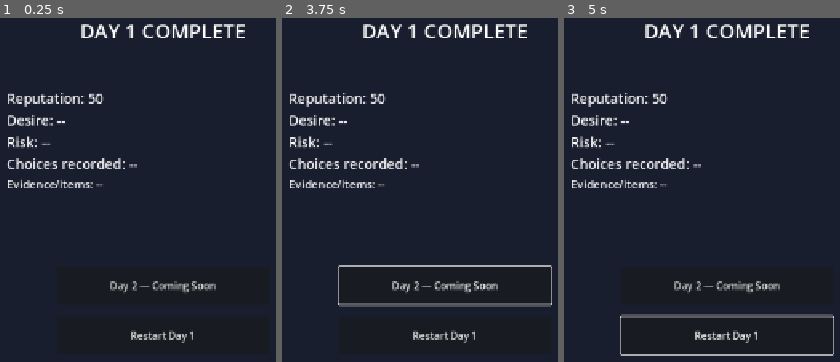
Above: before the commit, frames 1-3 (left to right).
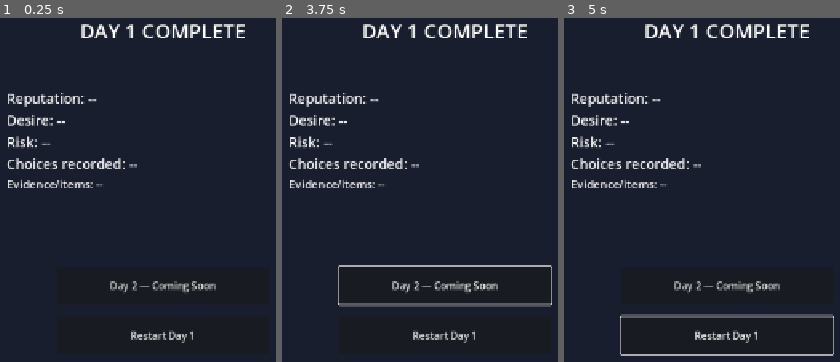
Above: after the commit, the same moments.

Repository: xabiervc/r-john
Game: Godot game, scene res://scenes/day1_summary.tscn
The game is run twice, just before and just after one commit, with the same random seed, the same clock (stepped at 60 frames per second) and the same inputs. This scene is started directly instead of the project's main scene.
Inputs (mouse positions are in pixels of both pictures, inside the frame that each line leads up to):
- Up to frame 1 (0.25 s): no input
- Up to frame 2 (3.75 s): click "Restart Day 1" at 0.5 s; click "Restart Day 1" at 1.25 s; click "Restart Day 1" at 2 s; click "Day 2 — Coming Soon" at 2.75 s; tap Enter (ui_accept) at 3.5 s; move the mouse to (outside the picture) at 3.52 s; hold Right (ui_right) from 3.53 s (still down); click (outside the picture) at 3.67 s
- Up to frame 3 (5 s): tap Enter (ui_accept) at 3.77, 4.25, 4.52 s; move the mouse to (566, 220) at 4.27 s; release Right (ui_right) at 4.28 s; hold Down (ui_down) from 4.28 s (still down)

The runs differ from the first frame. In frame 1, 0.1% of the frame differs, in the area x 31-38%, y 21-25%; in frame 2, 0.1%; in frame 3, 0.1%.
Error before the commit: Invalid access to property or key 'lust' on a base object of type 'Node (day1_state.gd)'. (res://scripts/day1_summary.gd:15)

Commit message:
Add day 1 playtest checklist and boundary consequences in summary

Diff:
--- a/scripts/day1_summary.gd
+++ b/scripts/day1_summary.gd
@@ -1,23 +1,41 @@
-extends Control
+extends CanvasLayer
 
-@onready var rep_label: Label = $StatsContainer/ReputationLabel
-@onready var lust_label: Label = $StatsContainer/LustLabel
-@onready var risk_label: Label = $StatsContainer/RiskLabel
-@onready var flags_label: Label = $StatsContainer/FlagsLabel
-@onready var inventory_label: Label = $StatsContainer/InventoryLabel
-@onready var continue_button: Button = $ContinueButton
-@onready var restart_button: Button = $RestartButton
+@onready var title: Label = $Panel/Title
+@onready var body: RichTextLabel = $Panel/Body
+@onready var next: Button = $Panel/Next
 var state: Node
 
 func _ready() -> void:
     state = get_node("/root/Day1State")
-    rep_label.text = "Reputation: %d" % state.reputation
-    lust_label.text = "Desire: %d" % state.lust
-    risk_label.text = "Risk: %d" % state.risk
-    flags_label.text = "Choices recorded: %d" % state.flags.size()
-    inventory_label.text = "Evidence/items: " + (", ".join(state.inventory) if not state.inventory.is_empty() else "none")
-    continue_button.pressed.connect(func(): pass)
-    restart_button.pressed.connect(func():
-        state.reset_day()
-        get_tree().change_scene_to_file("res://scenes/day1_office.tscn")
-    )
+    title.text = "Day 1 Summary"
+    var lines := []
+    lines.append("You survived your first day as Senator Reginald John.")
+    lines.append("")
+    var boundary_flags := [
+        "emma_boundary_pressed",
+        "laura_boundary_pressed",
+        "maria_boundary_pressed"
+    ]
+    var pressed_count := 0
+    for flag in boundary_flags:
+        if state.flags.has(flag):
+            pressed_count += 1
+    if pressed_count > 0:
+        lines.append("Your tone with staff leaned personal. Some boundaries were tested.")
+        lines.append("This may make future cooperation harder and increases the risk of leaks.")
+        state.apply_effects(0, 0, pressed_count * 3)
+    else:
+        lines.append("You kept interactions professional. Staff trust remains intact.")
+    lines.append("")
+    if state.reputation >= 60:
+        lines.append("Your public image is strong after the debate.")
+    elif state.reputation >= 40:
+        lines.append("Your public image is stable but could be sharper.")
+    else:
+        lines.append("Your public image is fragile. The next days will matter.")
+    body.text = "\n".join(lines)
+    next.pressed.connect(_on_next_pressed)
+
+func _on_next_pressed() -> void:
+    state.save_day()
+    get_tree().change_scene_to_file("res://scenes/day2_hub.tscn")
Not shown, added: tests_godot/DAY1_PLAYTEST_CHECKLIST.md
